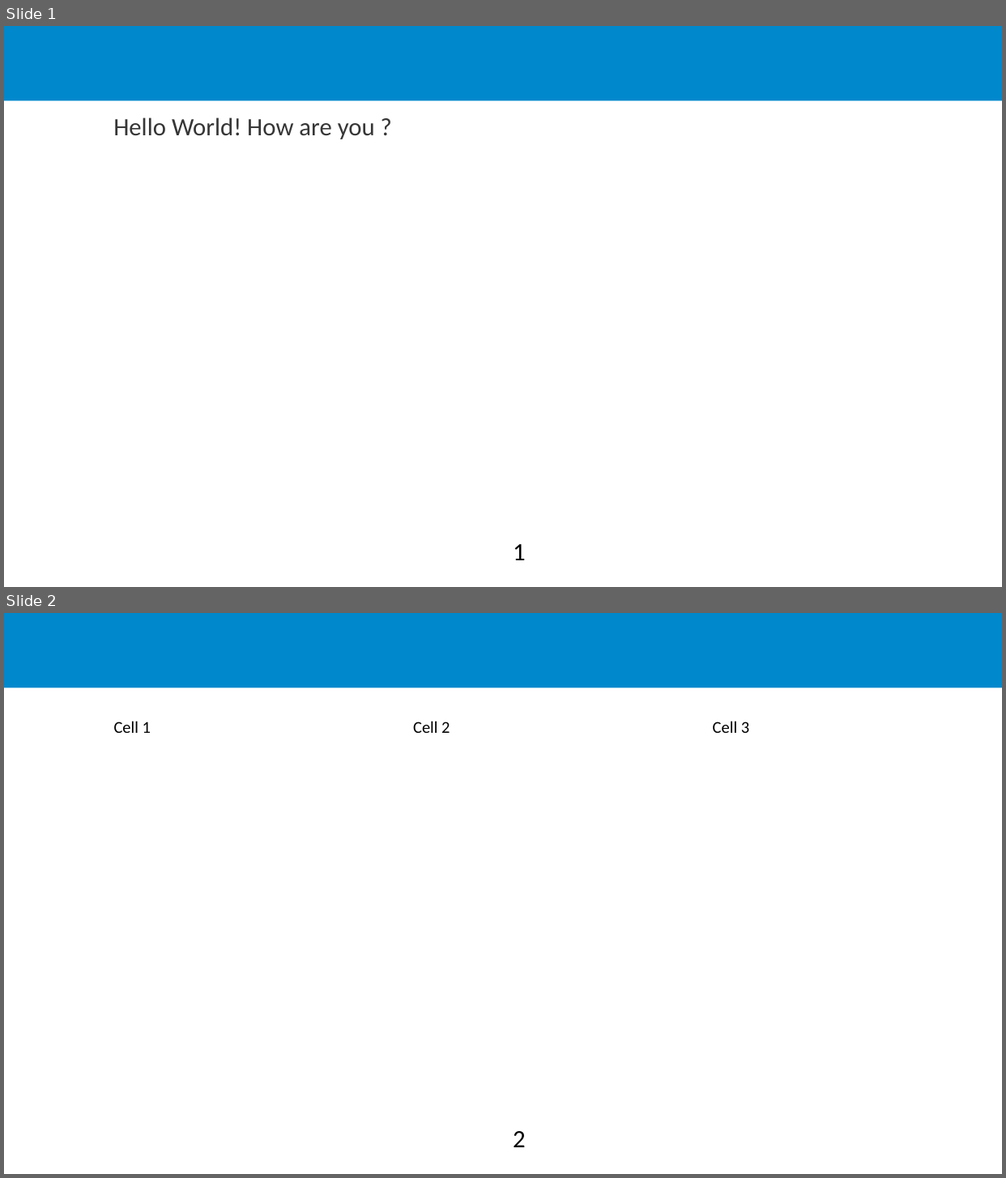
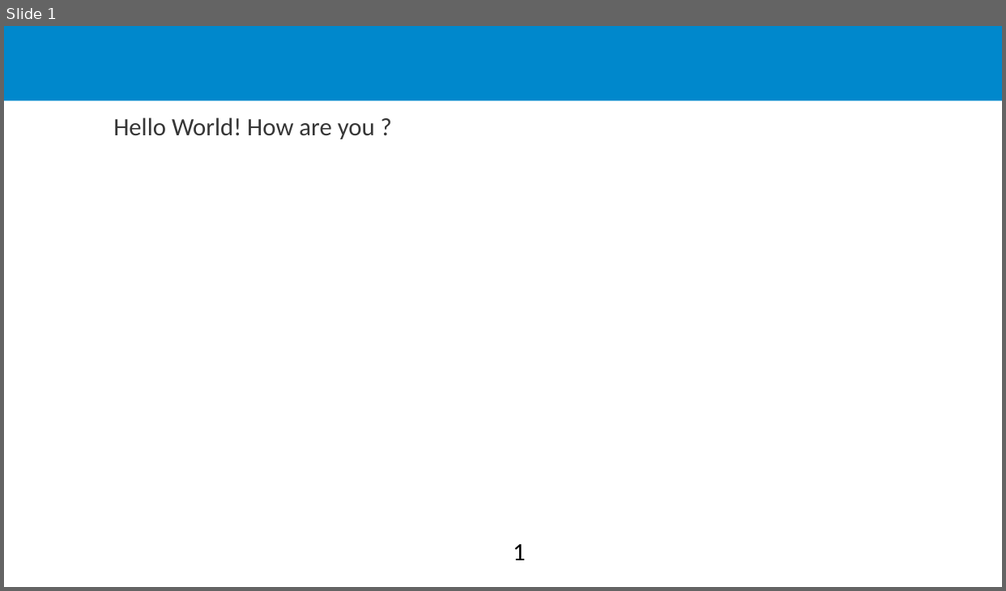
Before and after one commit to Xebec19/super-fortnight, a slide deck: Presentation.pptx. Shown one above the other, each under a label of ours: slides 1 and 2 before the commit, slide 1 after it. The pictures are 1006x1178 and 1006x591 pixels, drawn with LibreOffice and Linux fonts; fonts in the diff are those of the drawing; background and template pictures are left out. Boxes give left, top, right and bottom in pixels: in the first picture for what was removed or moved away, otherwise in the second. Text is boxed around its words. In the diff, an @@ line names an element or a change of style, - is before the commit and + after.

```diff
--- a/Presentation.pptx
+++ b/Presentation.pptx
@@ slide 2 removed at bbox=[4, 613, 1002, 1174], background #FFFFFF; not listed: 1 template element that a slide beside it also shows @@
@@ table removed at bbox=[104, 713, 1002, 812], 1 rows, 3 columns @@
-Cell 1 | Cell 2 | Cell 3
@@ page number removed at bbox=[513, 1131, 526, 1148] @@
-2
```
Also in this commit, not shown: 6 slides added, 3 other files.
